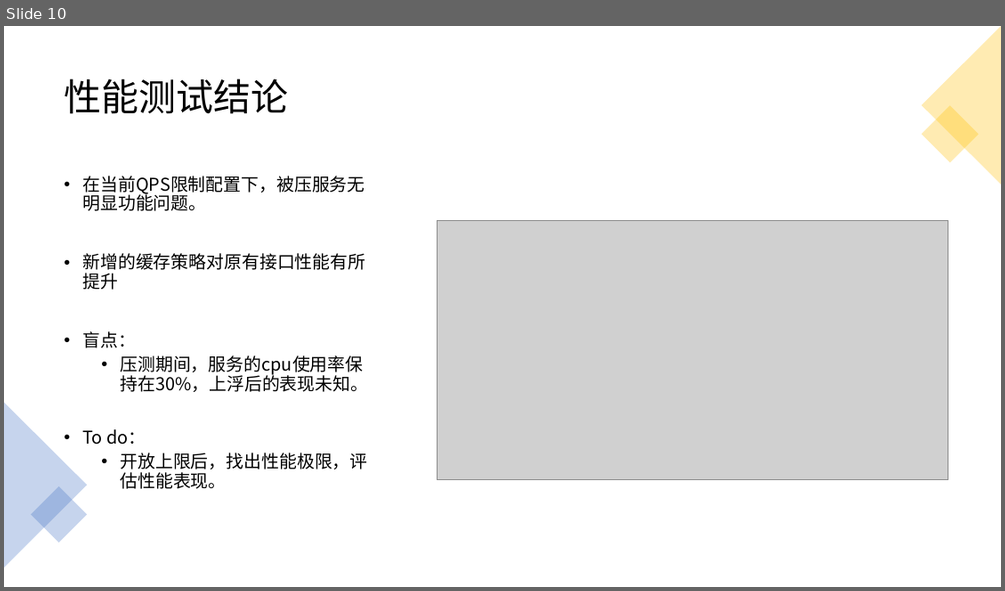
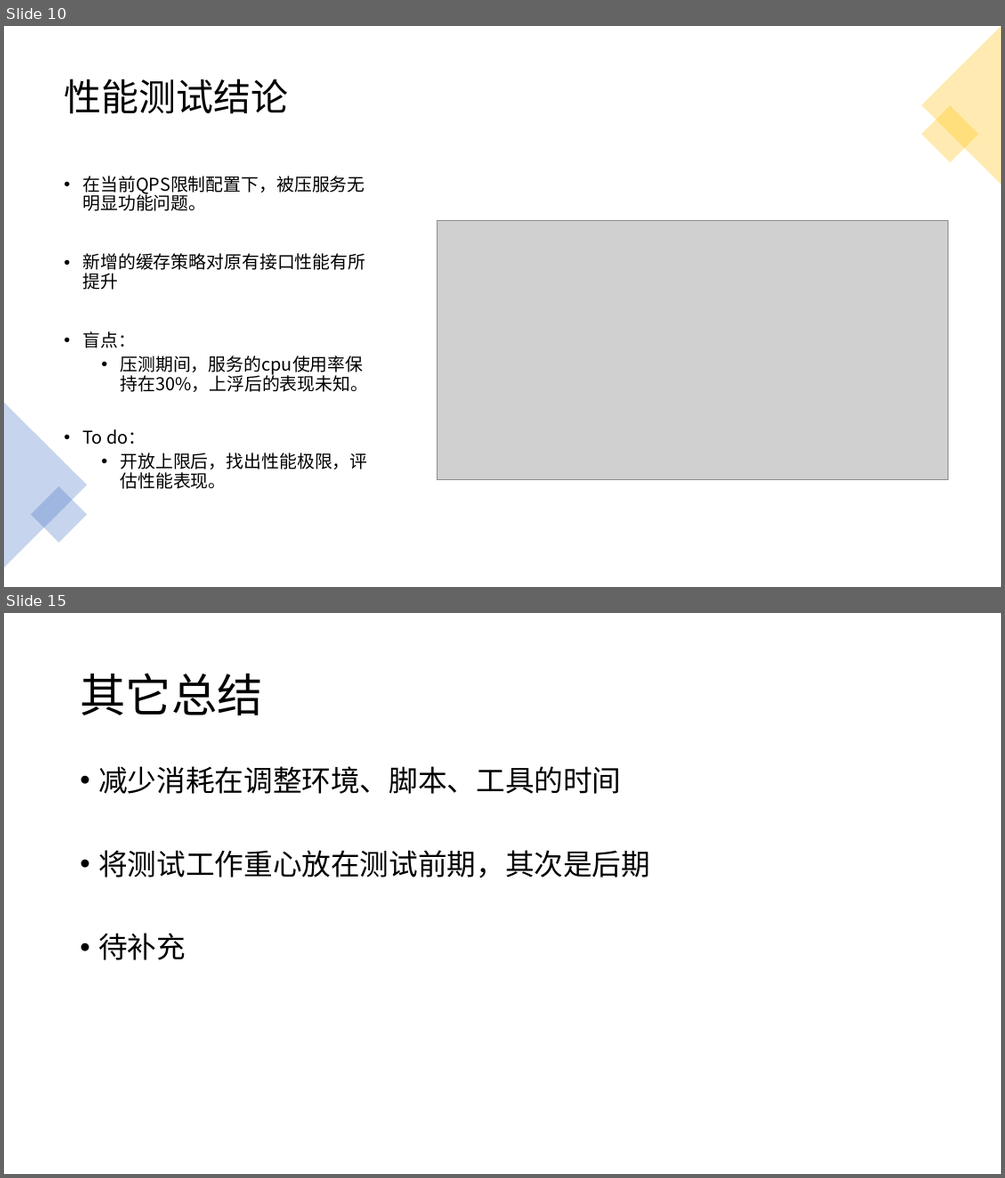
Before and after one commit to Rexixe1993/-, a slide deck: D99压测分享会.pptx. Shown one above the other, each under a label of ours: slide 10 before the commit, slides 10 and 15 after it; the slides between them are not shown. The pictures are 1005x591 and 1005x1178 pixels, drawn with LibreOffice and Linux fonts; fonts in the diff are those of the drawing; grey boxes stand for pictures. Boxes give left, top, right and bottom in pixels: in the first picture for what was removed or moved away, otherwise in the second. Text is boxed around its words. In the diff, an @@ line names an element or a change of style, - is before the commit and + after.

```diff
--- a/D99压测分享会.pptx
+++ b/D99压测分享会.pptx
@@ slide 15 added at box(4, 613, 1001, 1174), background #FFFFFF @@
@@ title added at box(80, 673, 262, 715), 44 pt, text #000000 @@
+其它总结
@@ text added at box(98, 766, 650, 960), 28 pt, text #000000 @@
+• 减少消耗在调整环境、脚本、工具的时间
+• 将测试工作重心放在测试前期，其次是后期
+• 待补充
```
Also in this commit, not shown: 8 slides changed, 1 other slide added.
